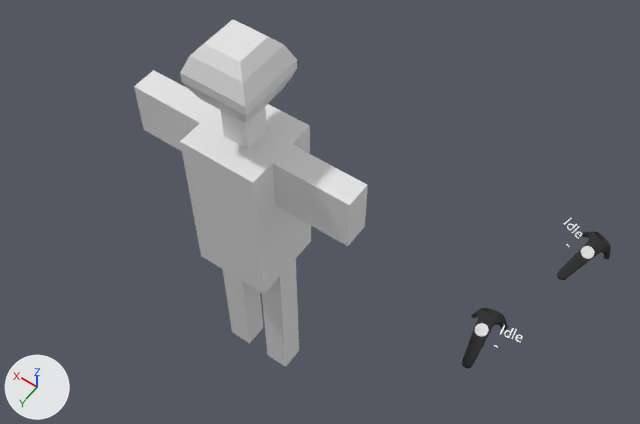
The Blender file VR-SketchPosing.blend: old version first, new version second.
One viewpoint serves both versions: a 50 mm lens placed at (-1.07, 1.167, 2.136), pointed at (-0.159, -0.108, 0.132). Arrows for +X, +Y and +Z are at lower left; the lights stay in place.

The older version as bpy lines, for what is in view:
```python
ob_controller_l = bpy.data.objects.new('Controller.L', me_whole_model_group1_001)
ob_controller_l.location = (-0.818, -0.738, -0.195)
ob_controller_l.rotation_euler = (-1.256, 2.895, -0.223)  # degrees (-72, 166, -13)
ob_controller_r = bpy.data.objects.new('Controller.R', me_whole_model_group1)
ob_controller_r.location = (-0.661, -0.29, -0.203)
ob_controller_r.rotation_euler = (-1.32, -3.0, 0.0822)  # degrees (-76, -172, 4.7)
ob_cube = bpy.data.objects.new('Cube', me_cube)
ob_cube.location = (0.0, 0.0, 0.0)
ob_cube.scale = (0.254, 0.254, 0.544)
ob_text_l = bpy.data.objects.new('Text.L', txt_text_001)
ob_text_l.location = (-0.818, -0.738, -0.195)
ob_text_l.rotation_euler = (0.315, 0.247, 2.918)  # degrees (18, 14, 167)
ob_text_r = bpy.data.objects.new('Text.R', txt_text)
ob_text_r.location = (-0.661, -0.29, -0.203)
ob_text_r.rotation_euler = (0.25, -0.142, -3.059)  # degrees (14, -8.1, -175)
```
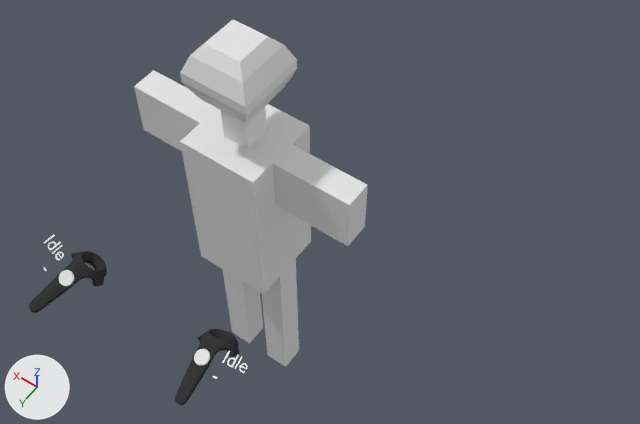
Scene script edits in JSON lines:
```json
{"op": "set", "path": "ob_text_l.location", "old": "(-0.818, -0.738, -0.195)", "new": "(0.193, 0.46, 0.235)"}
{"op": "set", "path": "ob_text_r.location", "old": "(-0.661, -0.29, -0.203)", "new": "(-0.209, 0.421, 0.205)"}
{"op": "set", "path": "ob_controller_l.location", "old": "(-0.818, -0.738, -0.195)", "new": "(0.193, 0.46, 0.235)"}
{"op": "set", "path": "ob_controller_r.location", "old": "(-0.661, -0.29, -0.203)", "new": "(-0.209, 0.421, 0.205)"}
```

Location of each change, [x1, y1, x2, y2] in pixels of the pictures (640 x 424 px):
```json
{"object": "Controller.R", "change": "moved", "before": [462, 308, 508, 369], "after": [175, 329, 239, 405]}
{"object": "Controller.L", "change": "moved", "before": [557, 231, 611, 280], "after": [29, 251, 107, 313]}
{"object": "Text.R", "change": "moved", "before": [494, 325, 522, 347], "after": [213, 351, 248, 379]}
{"object": "Text.L", "change": "moved", "before": [564, 218, 582, 247], "after": [43, 234, 64, 271]}
```
